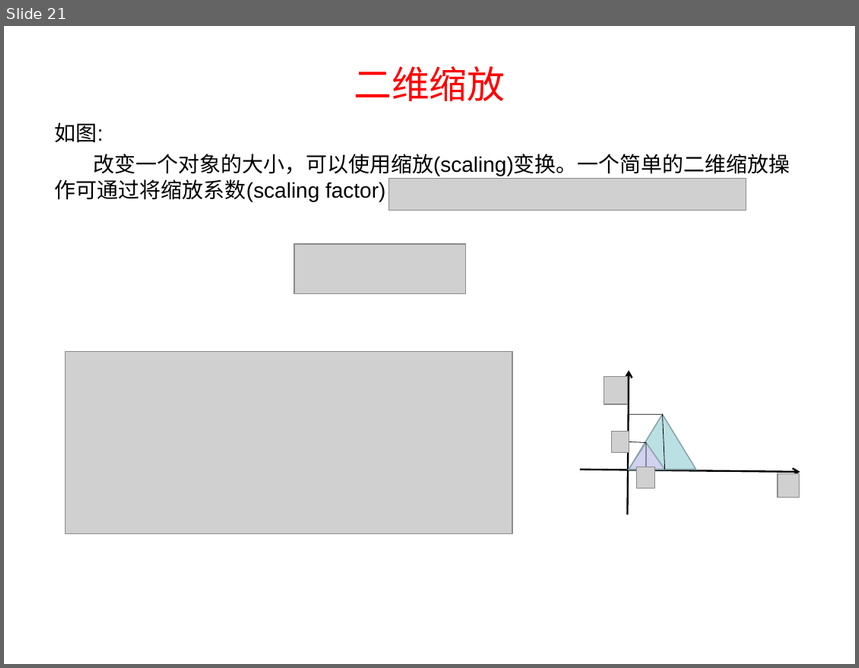
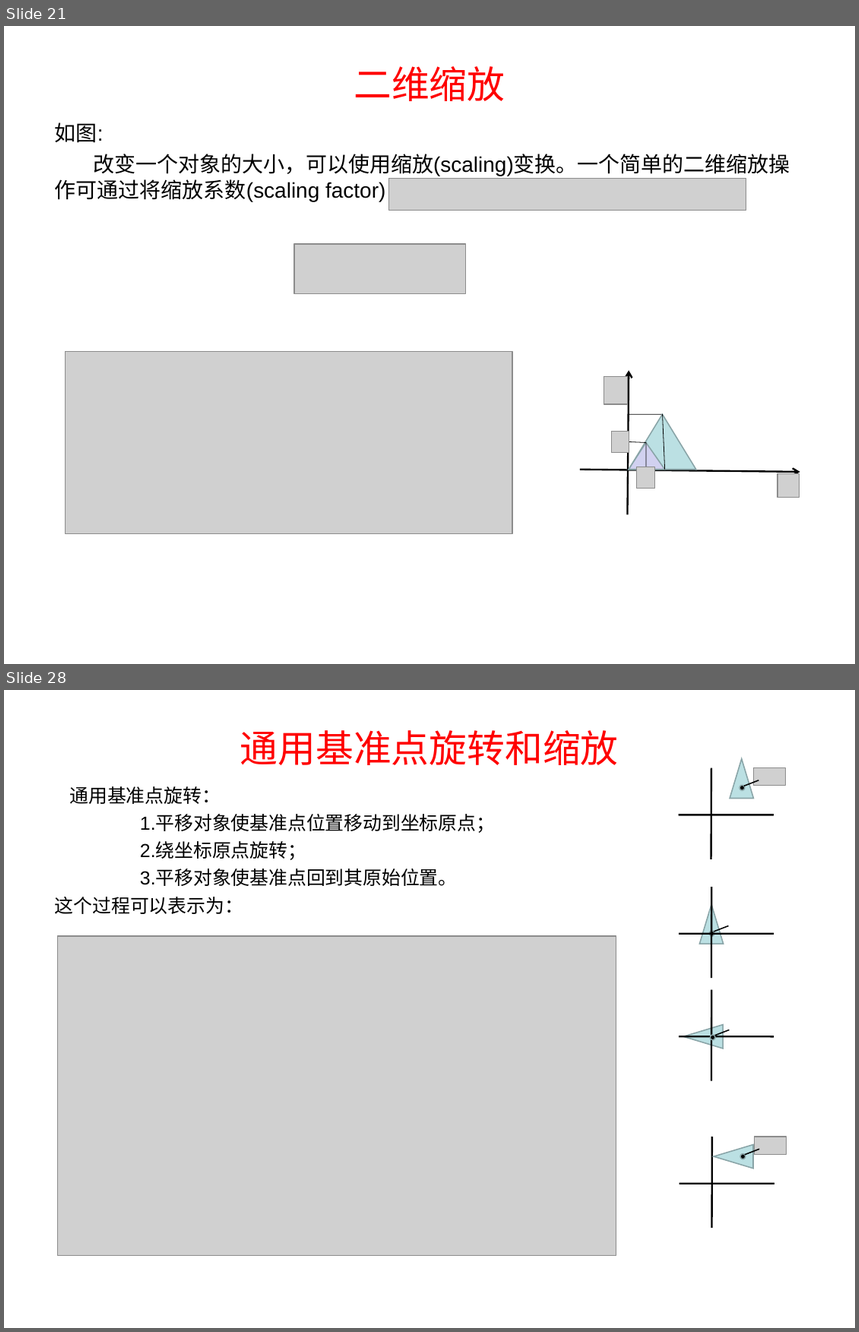
Before and after one commit to lhswei/3Dtransform, a slide deck: 3D数学基础transform.ppt. Shown one above the other, each under a label of ours: slide 21 before the commit, slides 21 and 28 after it; the slides between them are not shown. The pictures are 859x668 and 859x1332 pixels, drawn with LibreOffice and Linux fonts; fonts in the diff are those of the drawing; grey boxes stand for pictures; background and template pictures are left out. Boxes give left, top, right and bottom in pixels: in the first picture for what was removed or moved away, otherwise in the second. Text is boxed around its words. In the diff, an @@ line names an element or a change of style, - is before the commit and + after.

Commit message:
md

```diff
--- a/3D数学基础transform.ppt
+++ b/3D数学基础transform.ppt
@@ slide 28 added at (4, 690, 855, 1328), background #FFFFFF @@
@@ title added at (240, 730, 619, 765), 32 pt, text #FF0000 @@
+通用基准点旋转和缩放
@@ group added at (679, 759, 785, 859): 3 lines, 1 triangle, 1 ellipse, 1 picture @@
@@ text added at (55, 787, 495, 914), 16 pt, text #000000 @@
+通用基准点旋转：
+1.平移对象使基准点位置移动到坐标原点；
+2.绕坐标原点旋转；
+3.平移对象使基准点回到其原始位置。
+这个过程可以表示为：
@@ group added at (679, 887, 775, 979): 3 lines, 1 triangle, 1 ellipse @@
@@ picture added at (58, 936, 616, 1255) @@
@@ group added at (679, 989, 775, 1081): 3 lines, 1 triangle, 1 ellipse @@
@@ group added at (679, 1137, 786, 1228): 3 lines, 1 triangle, 1 ellipse, 1 picture @@
```
Also in this commit, not shown: 1 slide changed, 13 other slides added, 1 slide removed.
